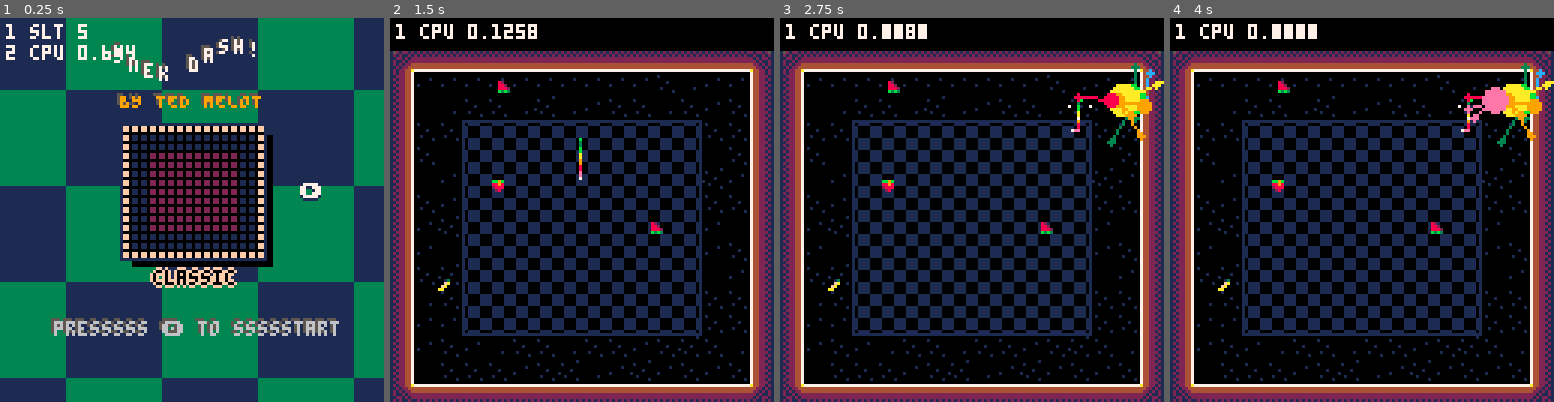
Above: before the commit, frames 1-4 (left to right).
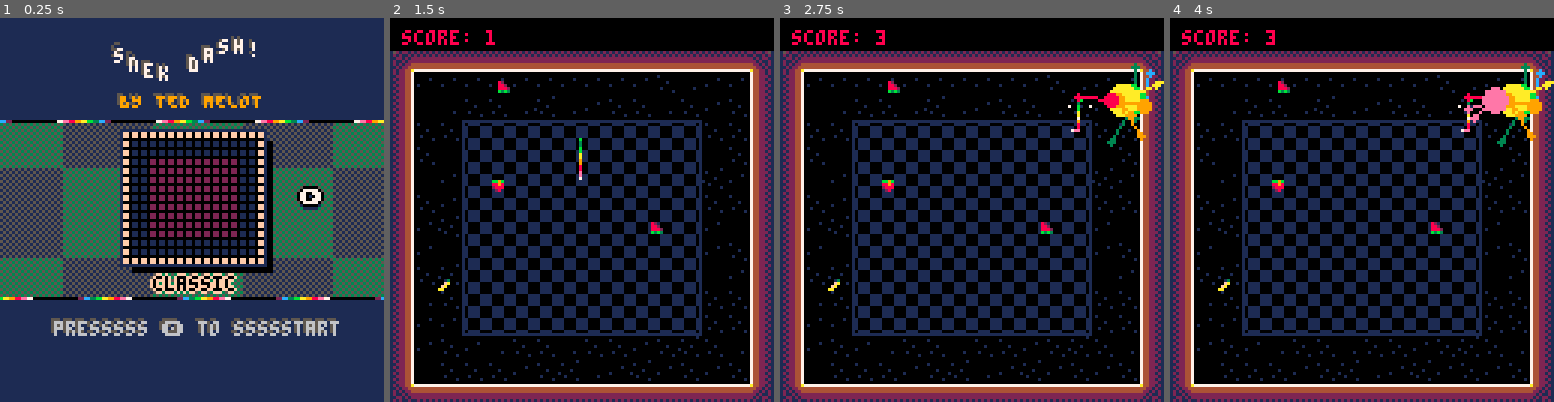
Above: after the commit, the same moments.

Repository: tmelot2/pico-8
Game: PICO-8 cartridge snek-dash.p8
Two runs of this game, one before a commit and one after it. Both use one fixed random seed, a clock stepped at 60 frames per second and the inputs below.
Inputs:
- Up to frame 1 (0.25 s): no input
- Up to frame 2 (1.5 s): tap X (X key) at 0.33, 1.07 s; tap O (Z key) at 0.7 s
- Up to frame 3 (2.75 s): hold Right 1.6-2.1 s; tap O (Z key) at 1.7, 2.1, 2.5 s; tap X (X key) at 1.85 s; hold Up 2.15-2.42 s; hold Right from 2.47 s (still down)
- Up to frame 4 (4 s): tap O (Z key) at 2.9, 3.3, 3.7 s; tap X (X key) at 2.97 s; release Right at 3.03 s; hold Left 3.08-3.58 s; hold Down 3.63-3.97 s

The runs differ from the first frame. In frame 1, 54% of the frame differs, in the area x 0-100%, y 0-100%; in frame 2, 0.8%; in frame 3, 0.9%; in frame 4, 0.9%.

Commit message:
Polish title screen, fix points, add save data

Diff:
--- /dev/null
+++ b/cartdata1.p8
@@ -0,0 +1,135 @@
+pico-8 cartridge // http://www.pico-8.com
+version 41
+__lua__
+
+screenwidth = 127
+screenheight = 127
+
+function log(s)
+	printh(s, 'log.txt')
+end
+
+function print_memory(from,to)
+	for i=0,to-from do
+
+	end
+end
+
+function write_fake_scores()
+	write_score(1, 1000, 'aaa', 1)
+	write_score(1, 900, 'def', 2)
+	write_score(1, 800, 'ghi', 3)
+	write_score(1, 700, 'jkl', 4)
+	write_score(1, 600, 'mno', 5)
+
+	write_score(2, 500, 'pqr', 1)
+	write_score(2, 400, 'stu', 2)
+	write_score(2, 300, 'vwx', 3)
+	write_score(2, 200, 'yz1', 4)
+	write_score(2, 100, '234', 5)
+end
+
+-- high score format
+-- every 25 bytes in cartdata() is a level
+-- bytes
+-- 	1,2 	16-bit score (0-32767)
+-- 	3,4,5	name, 3 chr
+--
+-- level num & score slot are 1-based
+--
+-- write chars with ord() (char to code)
+function write_score(level_num, score, name, slot)
+	log('writing score '..score..' '..name..' to slot '..slot)
+	local base=0x5e00
+	local level_start_addr=base+25*(level_num-1)
+	local slot_addr=(slot-1)*5
+	poke2(level_start_addr+slot_addr, score)
+	poke(level_start_addr+slot_addr+2, ord(name,1), ord(name,2), ord(name,3))
+end
+
+-- level num & score slot are 1-based
+-- returns table of scores for level
+-- { 1={name,score}, 2={name,score}, ...}
+-- reads chars with chr() (code to char)
+function read_scores(level_num)
+	log('reading scores for level '..level_num)
+	local base=0x5e00
+	local level_start_addr=base+25*(level_num-1)
+	local highscores={}
+	for i=0,4 do
+		local slot_addr=5*i
+		local score=peek2(level_start_addr+slot_addr)
+		local name=chr(peek(level_start_addr+slot_addr+2))..chr(peek(level_start_addr+slot_addr+3))..chr(peek(level_start_addr+slot_addr+4))
+		highscores[i+1]={score=score, name=name}
+	end
+	return highscores
+end
+
+-- checks if score is a high score for level num
+-- if so, returns score slot it goes in
+-- otherwise, returns -1
+function get_high_score_slot(level_num, new_score)
+	log('checking if '..new_score..' is a high score')
+	local scores=read_scores(level_num)
+	for i=1,#scores do
+		local cur_score=scores[i].score
+		if new_score>cur_score then
+			log(new_score..' ('..cur_score..') is a new high score in slot '..i)
+			return i
+		end
+	end
+	return -1
+end
+
+function insert_high_score(level_num, slot, new_score, name)
+	local scores=read_scores(level_num)
+
+	log('new high score name '..name..' slot '..slot..' new score '..new_score)
+	add(scores, {name=name,score=new_score}, slot)
+
+	for i=1,#scores do
+		if i>5 then
+			log('break')
+			break
+		end
+		write_score(level_num, scores[i].score, scores[i].name, i)
+	end
+end
+
+function print_level_scores(s)
+	for i=0,4 do
+		local name=s[i+1].name
+		local score=s[i+1].score
+		print(name..' '..score)
+	end
+end
+
+-- main
+cls()
+cartdata('tm_cartdata1')
+-- write_fake_scores()
+log('============== START')
+s1=read_scores(1)
+print('level 1 high scores')
+print_level_scores(s1)
+print('')
+
+s2=read_scores(2)
+print('level 2 high scores')
+print_level_scores(s2)
+
+local level_num=1
+local score=1001
+local slot=get_high_score_slot(level_num, score)
+local name='ted'
+if slot>0 then
+	insert_high_score(level_num, slot, score, name)
+end
+
+__gfx__
+00000000000000000000000000000000000000000000000000000000000000000000000000000000000000000000000000000000000000000000000000000000
+00000000000000000000000000000000000000000000000000000000000000000000000000000000000000000000000000000000000000000000000000000000
+00700700000000000000000000000000000000000000000000000000000000000000000000000000000000000000000000000000000000000000000000000000
+00077000000000000000000000000000000000000000000000000000000000000000000000000000000000000000000000000000000000000000000000000000
+00077000000000000000000000000000000000000000000000000000000000000000000000000000000000000000000000000000000000000000000000000000
+00700700000000000000000000000000000000000000000000000000000000000000000000000000000000000000000000000000000000000000000000000000
--- a/snek-dash.p8
+++ b/snek-dash.p8
@@ -46,6 +46,13 @@
  snakorpion={10,10,10,10,10,10,10,10,0,0},
  rainbow={7,7,14,14,8,8,9,9,10,10,11,11,3,3,12,12,2,2}
 }
+snakepalettes2 = {
+ [1]={name='plain', p={3,3,3,2,2,1,0}},
+ [2]={name='texascoralsnake', p={0,0,0,10,8,8,8,10}},
+ [3]={name='snakezero', p={12,12,12,12,12,12,12,1,1,0,0}},
+ [4]={name='snakorpion', p={10,10,10,10,10,10,10,10,0,0}},
+ [5]={name='rainbow', p={7,7,14,14,8,8,9,9,10,10,11,11,3,3,12,12,2,2}}
+}
 snakepalette=snakepalettes.plain
 snakepalette=snakepalettes.rainbow
 
@@ -131,7 +138,7 @@
   end
 
   addDebug('cpu '..stat(1))
-  drawDebug(1,-5)
+  -- drawDebug(1,-5)
 end
 
 
@@ -146,6 +153,7 @@
 function titleupdate()
 	if (slt<4) slt+=1
 
+  --lr
 	if btnp(0) then
 		if curLevel>1 then
 			curLevel-=1
@@ -162,6 +170,14 @@
 		end
 	end
 
+  --ud
+  if btnp(2) then
+    snakepalette=snakepalettes.plain
+  elseif btnp(3) then
+    snakepalette=snakepalettes.texascoralsnake
+  end
+
+  -- o
 	if btnp(4) then
     sfx(7)
 		gameinit()
@@ -170,28 +186,47 @@
 end
 
 function titledraw()
-  rectfill(0,0,screenwidth, screenheight, 3)
-
-  -- bg
-  count=0
-  w=32
+  rectfill(0,0,screenwidth, screenheight, 1)
+
+  -- scrolling bg
+  clip(0,34,128,59)
+  w=30
   speed=2
-  for x=-w, screenwidth/w do
-    for y=-w, screenheight/w do
+  for x=-2, 1+screenwidth/w do
+    for y=-2, 1+screenheight/w do
       if (x+y)%2==0 then c=1 else c=3 end
       x1=(-timer/speed%w)+x*w
       y1=(-timer/speed%w)+y*w
 
-      x1+=abs(8*cos(timer/270)+1)
+      x1+=abs(9*cos((timer+130)/270)+2)
       y1+=5*sin(timer/140)+1
 
       rectfill(x1,y1, x1+w,y1+w, c)
-      -- rect(x1,y1, x1+w,y1+w, c-1)
-      -- sspr(s, (-timer/3%16)+x*w, (-timer/3%16)+y*w, w,w)
-      count+=1
-    end
-  end
-  log('count '..count)
+      -- rect(x1,y1, x1+w,y1+w, 2)
+    end
+  end
+  clip()
+
+  -- overlay
+  fillp(▒)
+  rectfill(0,34,128,93,5)
+  fillp()
+  borderpal={}
+  len=#snakepalette
+  for i=1,len+15 do
+    add(borderpal,snakepalette[i])
+    if i>len then
+      add(borderpal,0)
+    end
+  end
+  -- border
+  for x=0,128 do
+    c=borderpal[#borderpal-(x+timer)%#borderpal]
+    pset(128-x,34,c)
+    -- pset(128-x,32,c)
+    -- pset(x,92,c)
+    pset(x,93,c)
+  end
 
   local titletxt="snek dash!"
   x=27
@@ -199,6 +234,7 @@
   wavyPrint(titletxt, x, y, 5, 5)
   wavyPrint(titletxt, x+1, y+1, 5, 7)
 
+  -- words
   local bx=40
   local by=25
   local byStr='BY TED MELOT'
@@ -211,7 +247,8 @@
   wavyPrintAll(startStr, bx-1, by-1, 2, 5)
   wavyPrintAll(startStr, bx, by, 2, 6)
 
-  sx,sy=40,36
+  -- tiny map
+  sx,sy=40,38
   if dir==0 then
 	sx-=1*(4-slt)
   elseif dir==1 then
@@ -224,17 +261,25 @@
   show_left=curLevel>1
   show_right=curLevel<#levels
   yy=0
-  if timer%100<7 then
+  if timer%50<7 then
 	  yy=1
 	  shadow=false
   end
   if show_left then
-  	  if (shadow) print('⬅️',20,55+yy+1,1)
-	  print('⬅️',20,55+yy,7)
+  	  if (shadow) print('⬅️',20,55+yy+4,1)
+	  print('⬅️',19,2+56+yy,0)
+    print('⬅️',21,2+55+yy,0)
+    print('⬅️',20,2+54+yy,0)
+    print('⬅️',20,2+56+yy,0)
+    print('⬅️',20,2+55+yy,7)
   end
   if show_right then
-  	if (shadow) print('➡️',100,55+yy+1,1)
-    print('➡️',100,55+yy,7)
+  	if (shadow) print('➡️',100,55+yy+4,1)
+    print('➡️',99,2+55+yy,0)
+    print('➡️',101,2+55+yy,0)
+    print('➡️',100,2+54+yy,0)
+    print('➡️',100,2+56+yy,0)
+    print('➡️',100,2+55+yy,7)
   end
 end
 
@@ -368,18 +413,7 @@
   end
 
   -- food
-  log('player '..player.x..','..player.y)
-  if player!= nil and food != nil and #food>0 then
-    playerfoodcollide(food,{x=player.x,y=player.y})
-  end
-  -- local playerobj={x=player.x,y=player.y,w=1,h=1}
-  -- for f in all(food) do
-  --   local foodobj={x=f.x,y=f.y,w=4,h=4}
-  --   -- got food!
-  --   if iscolliding(playerobj,foodobj) then
-  --     collectfood(food,f)
-  --   end
-  -- end
+  playerfoodcollide(food,{x=player.x,y=player.y})
 
   -- player length
   -- add to trail
@@ -418,9 +452,6 @@
   -- crumbs
   crumbsdraw()
 
-  -- text
-  print("score: " .. score, 4, 4, 7)
-
   playerdraw()
 
   -- food
@@ -439,6 +470,7 @@
   rectfill(0,0,screenwidth, 10, 0)
   messagedraw()
   combodraw()
+  print("score: " .. score, 4, 4, 8)
 end
 
 function crumbsupdate()
@@ -558,18 +590,11 @@
   end
 end
 
-function collectfoodExtraPoints(p)
-  score+=p
-end
-
 -- collects food if pos collides with any food
 function playerfoodcollide(food,pos)
-  log('2 food '..#food)
-  log('2 pos '..pos.x..','..pos.y)
   for f in all(food) do
     if (iscolliding({x=pos.x,y=pos.y,w=1,h=1},{x=f.x,y=f.y,w=4,h=4})) then
       collectfood(food,f)
-      collectfoodExtraPoints(500)
       dasheatmessage()
     end
   end
--- /dev/null
+++ b/wibblywobbly.p8
@@ -0,0 +1,34 @@
+pico-8 cartridge // http://www.pico-8.com
+version 41
+__lua__
+cls()
+x,y=0,0
+t=0
+p={8,9,10,11}
+
+function _update()
+	t+=1
+	s=30
+	for i=0,100 do
+		x=60+s*cos(t/93)+s*sin(t/70)+5*tan(100)
+		y=60+s*sin(t/100)+.5*s*sin(t/33)+1.5*5*sin(t/300)
+		t+=1
+		c=flr(sqrt(x^2+y^2))%16
+		pset(x,y,c)
+	end
+end
+
+function _draw()
+  --cls()
+end
+
+function tan(a)
+	return sin(a)/cos(a)
+end
+__gfx__
+00000000000000000000000000000000000000000000000000000000000000000000000000000000000000000000000000000000000000000000000000000000
+00000000000000000000000000000000000000000000000000000000000000000000000000000000000000000000000000000000000000000000000000000000
+00700700000000000000000000000000000000000000000000000000000000000000000000000000000000000000000000000000000000000000000000000000
+00077000000000000000000000000000000000000000000000000000000000000000000000000000000000000000000000000000000000000000000000000000
+00077000000000000000000000000000000000000000000000000000000000000000000000000000000000000000000000000000000000000000000000000000
+00700700000000000000000000000000000000000000000000000000000000000000000000000000000000000000000000000000000000000000000000000000
